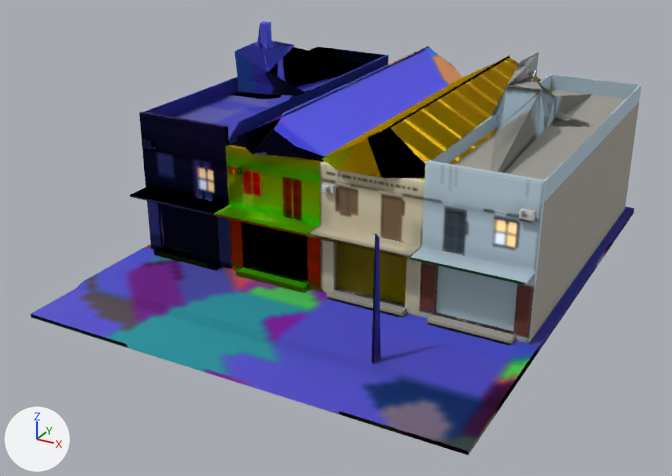
The glTF model priv/models/quang_trung_12_18.far.glb: old version first, new version second.
Camera for both pictures: a 50 mm lens placed at (22.4, -39.0, 22.9), pointed at (-0.8, 3.2, 1.7). The axes (+X, +Y, +Z) are drawn at lower left. The lights are the same throughout. The older version comes first.

In view in the first picture: 'quang_trung_12_18'.
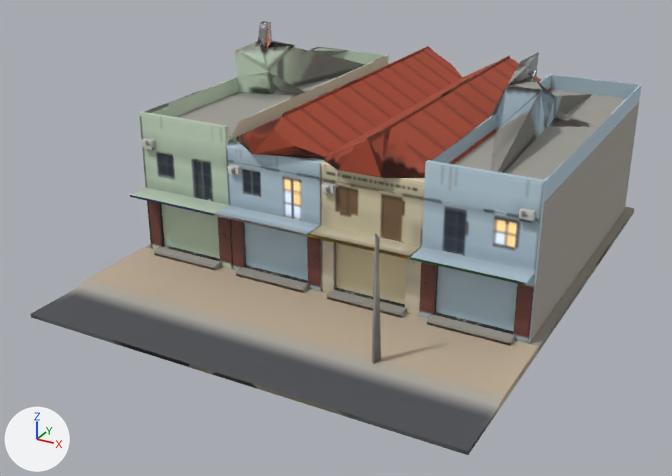
Commit message: build(models): the three Quang Trung models with the surfaces of made things

Boxes (x1, y1, x2, y2) around the edits, measured in the pictures (672 x 476 px):
'quang_trung_12_18', surface changed
    both: (30, 21, 634, 455)

What changed in the scene script:
```text
Change img_image_15:
    img_image_15: load_image('Image_15', '_unpacked/Image_15', 128, 128, 'Non-Color') -> load_image('Image_15', '_unpacked/Image_15', 128, 128, 'sRGB')
Change img_image_17:
    img_image_17: load_image('Image_17', '_unpacked/Image_17', 128, 128, 'sRGB') -> load_image('Image_17', '_unpacked/Image_17', 128, 128, 'Non-Color')
Change img_image_18:
    img_image_18: load_image('Image_18', '_unpacked/Image_18', 128, 128, 'Non-Color') -> load_image('Image_18', '_unpacked/Image_18', 128, 128, 'sRGB')
Change img_image_20:
    img_image_20: load_image('Image_20', '_unpacked/Image_20', 128, 128, 'sRGB') -> load_image('Image_20', '_unpacked/Image_20', 128, 128, 'Non-Color')
Change img_image_21:
    img_image_21: load_image('Image_21', '_unpacked/Image_21', 128, 128, 'Non-Color') -> load_image('Image_21', '_unpacked/Image_21', 128, 128, 'sRGB')
Change img_image_26:
    img_image_26: load_image('Image_26', '_unpacked/Image_26', 128, 128, 'sRGB') -> load_image('Image_26', '_unpacked/Image_26', 128, 128, 'Non-Color')
Change img_image_25:
    img_image_25: load_image('Image_25', '_unpacked/Image_25', 128, 128, 'Non-Color') -> load_image('Image_25', '_unpacked/Image_25', 128, 128, 'sRGB')
Change img_image_29:
    img_image_29: load_image('Image_29', '_unpacked/Image_29', 128, 128, 'sRGB') -> load_image('Image_29', '_unpacked/Image_29', 128, 128, 'Non-Color')
Change img_image_28:
    img_image_28: load_image('Image_28', '_unpacked/Image_28', 128, 128, 'Non-Color') -> load_image('Image_28', '_unpacked/Image_28', 128, 128, 'sRGB')
Change img_image_35:
    img_image_35: load_image('Image_35', '_unpacked/Image_35', 128, 128, 'sRGB') -> load_image('Image_35', '_unpacked/Image_35', 128, 128, 'Non-Color')
Change img_image_34:
    img_image_34: load_image('Image_34', '_unpacked/Image_34', 128, 128, 'Non-Color') -> load_image('Image_34', '_unpacked/Image_34', 128, 128, 'sRGB')
Change img_image_38:
    img_image_38: load_image('Image_38', '_unpacked/Image_38', 64, 64, 'sRGB') -> load_image('Image_38', '_unpacked/Image_38', 128, 128, 'Non-Color')
Change img_image_37:
    img_image_37: load_image('Image_37', '_unpacked/Image_37', 64, 64, 'Non-Color') -> load_image('Image_37', '_unpacked/Image_37', 128, 128, 'sRGB')
Change mat_part_05:
    where n2 = _N.new('ShaderNodeTexImage'); n2.name = 'Image Texture'
    n2.image: img_image_14 -> img_image_15
    where n4 = _N.new('ShaderNodeTexImage'); n4.name = 'Image Texture.001'
    n4.image: img_image_13 -> img_image_14
    where n6 = _N.new('ShaderNodeTexImage'); n6.name = 'Image Texture.002'
    n6.image: img_image_15 -> img_image_16
Change mat_part_06:
    where n2 = _N.new('ShaderNodeTexImage'); n2.name = 'Image Texture'
    n2.image: img_image_17 -> img_image_18
    where n4 = _N.new('ShaderNodeTexImage'); n4.name = 'Image Texture.001'
    n4.image: img_image_16 -> img_image_17
    where n6 = _N.new('ShaderNodeTexImage'); n6.name = 'Image Texture.002'
    n6.image: img_image_18 -> img_image_19
Change mat_part_07:
    where n2 = _N.new('ShaderNodeTexImage'); n2.name = 'Image Texture'
    n2.image: img_image_3 -> img_image_23
    where n3 = _N.new('ShaderNodeTexImage'); n3.name = 'Image Texture.001'
    n3.image: img_image_20 -> img_image_21
    where n5 = _N.new('ShaderNodeTexImage'); n5.name = 'Image Texture.002'
    n5.image: img_image_19 -> img_image_20
    where n7 = _N.new('ShaderNodeTexImage'); n7.name = 'Image Texture.003'
    n7.image: img_image_21 -> img_image_22
Change mat_part_08:
    where n2 = _N.new('ShaderNodeTexImage'); n2.name = 'Image Texture'
    n2.image: img_image_23 -> img_image_25
    where n4 = _N.new('ShaderNodeTexImage'); n4.name = 'Image Texture.001'
    n4.image: img_image_22 -> img_image_24
    where n6 = _N.new('ShaderNodeTexImage'); n6.name = 'Image Texture.002'
    n6.image: img_image_24 -> img_image_26
Change mat_part_09:
    where n2 = _N.new('ShaderNodeTexImage'); n2.name = 'Image Texture'
    n2.image: img_image_26 -> img_image_28
    where n4 = _N.new('ShaderNodeTexImage'); n4.name = 'Image Texture.001'
    n4.image: img_image_25 -> img_image_27
    where n6 = _N.new('ShaderNodeTexImage'); n6.name = 'Image Texture.002'
    n6.image: img_image_27 -> img_image_29
Change mat_part_10:
    where n2 = _N.new('ShaderNodeTexImage'); n2.name = 'Image Texture'
    n2.image: img_image_3 -> img_image_13
    where n3 = _N.new('ShaderNodeTexImage'); n3.name = 'Image Texture.001'
    n3.image: img_image_29 -> img_image_31
    where n5 = _N.new('ShaderNodeTexImage'); n5.name = 'Image Texture.002'
    n5.image: img_image_28 -> img_image_30
    where n7 = _N.new('ShaderNodeTexImage'); n7.name = 'Image Texture.003'
    n7.image: img_image_30 -> img_image_32
Change mat_part_11:
    where n2 = _N.new('ShaderNodeTexImage'); n2.name = 'Image Texture'
    n2.image: img_image_32 -> img_image_34
    where n4 = _N.new('ShaderNodeTexImage'); n4.name = 'Image Texture.001'
    n4.image: img_image_31 -> img_image_33
    where n6 = _N.new('ShaderNodeTexImage'); n6.name = 'Image Texture.002'
    n6.image: img_image_33 -> img_image_35
Change mat_part_12:
    where n2 = _N.new('ShaderNodeTexImage'); n2.name = 'Image Texture'
    n2.image: img_image_35 -> img_image_37
    where n4 = _N.new('ShaderNodeTexImage'); n4.name = 'Image Texture.001'
    n4.image: img_image_34 -> img_image_36
    where n6 = _N.new('ShaderNodeTexImage'); n6.name = 'Image Texture.002'
    n6.image: img_image_36 -> img_image_38
Change mat_part_13:
    where n2 = _N.new('ShaderNodeTexImage'); n2.name = 'Image Texture'
    n2.image: img_image_38 -> img_image_40
    where n4 = _N.new('ShaderNodeTexImage'); n4.name = 'Image Texture.001'
    n4.image: img_image_37 -> img_image_39
    where n6 = _N.new('ShaderNodeTexImage'); n6.name = 'Image Texture.002'
    n6.image: img_image_39 -> img_image_41
```
